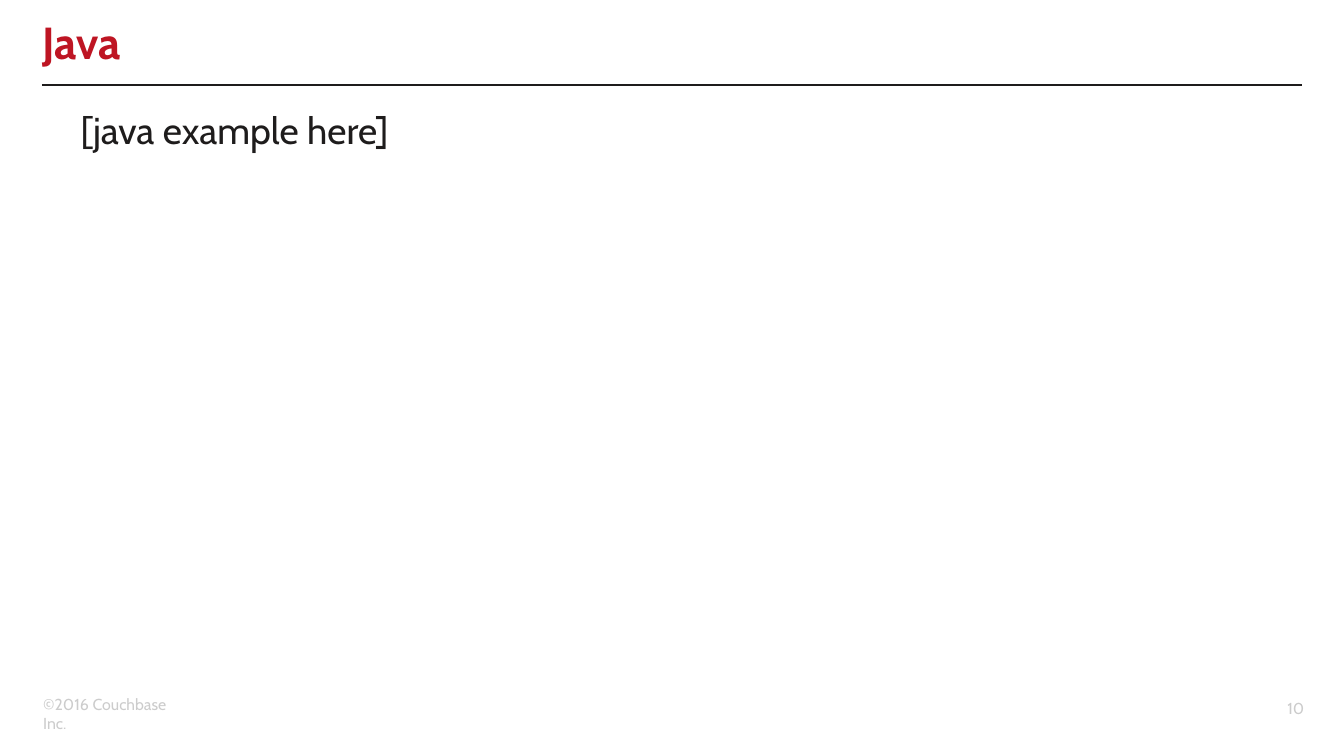
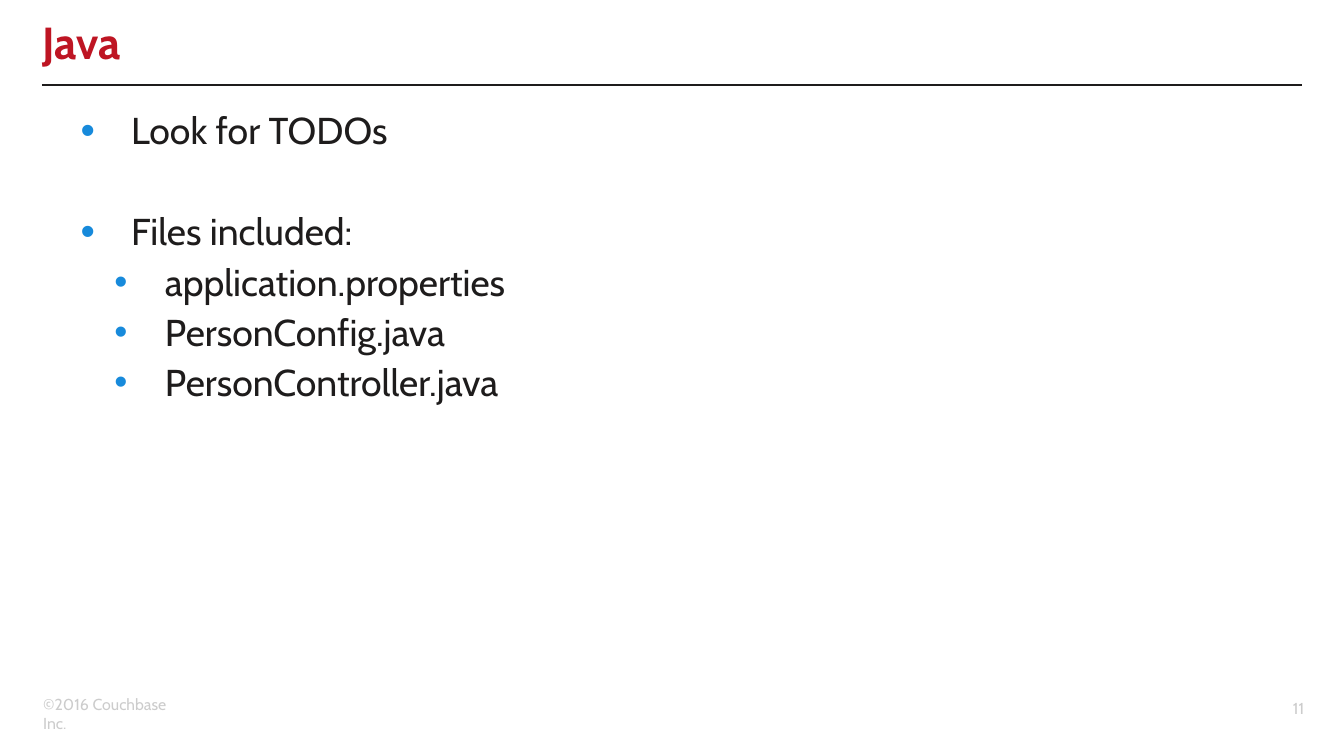
Before and after one commit to clint77/workshop, a slide deck: slide 11 of connect2016/developer/03/03.pptx (slide 10 before the commit). Drawn at 1344x756 pixels with LibreOffice and Linux fonts; fonts in the diff are those of the drawing; background and template pictures are left out. Boxes give left, top, right and bottom in pixels: in the first picture for what was removed or moved away, otherwise in the second. Text is boxed around its words. In the diff, an @@ line names an element or a change of style, - is before the commit and + after.

Commit message:
added java_workshop folder, updated slides

```diff
--- a/connect2016/developer/03/03.pptx
+++ b/connect2016/developer/03/03.pptx
@@ text at <box>131,116,505,405</box>: text changed @@
-[java example here]
+• Look for TODOs
+• Files included:
+  • application.properties
+  • PersonConfig.java
+  • PersonController.java
@@ page number at <box>1293,703,1304,714</box>: text changed @@
-10
+11
```
Also in this commit, not shown: 5 other slides changed, 1 slide added, 23 other files.
